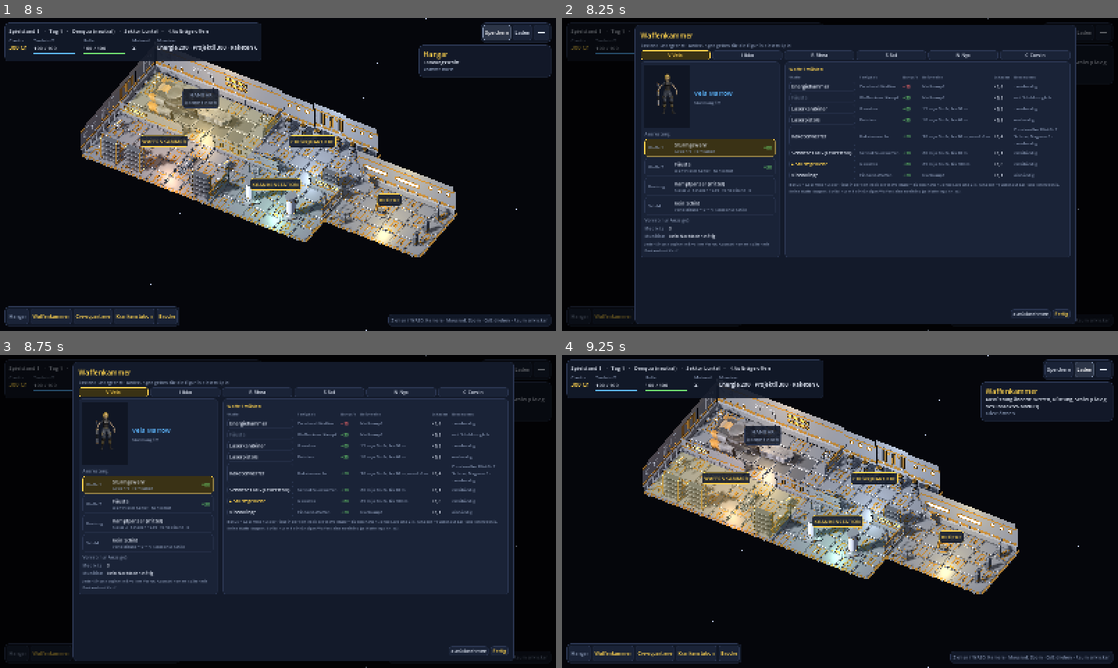
Above: before the commit, frames 1-4 (two rows, left to right).
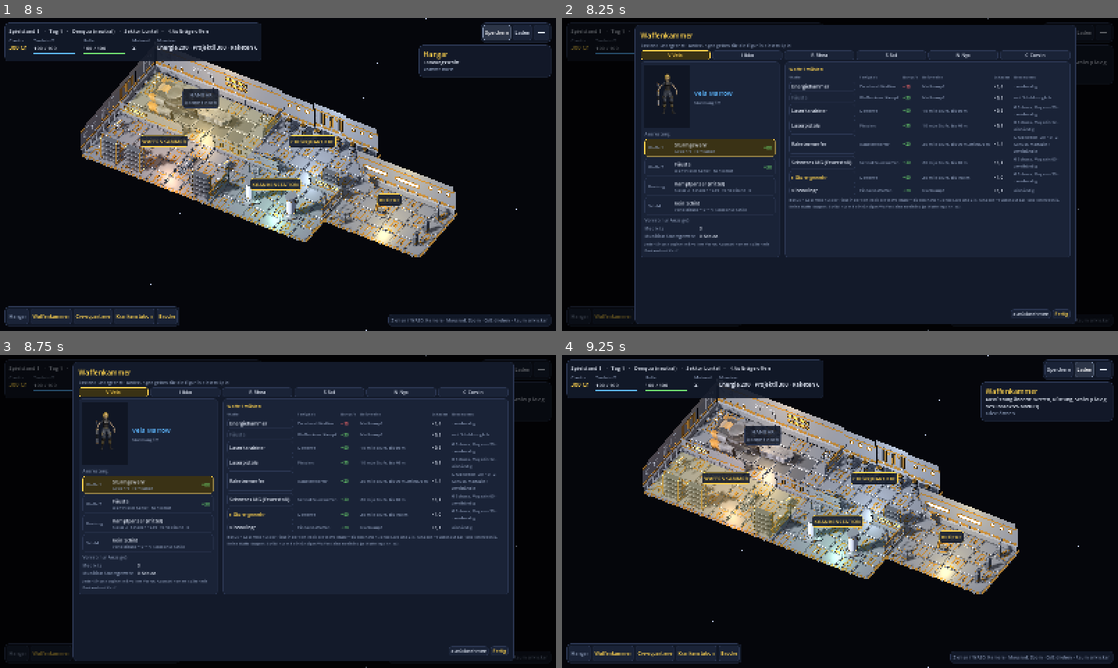
Above: after the commit, the same moments.

Repository: guenterpayer-sketch/past_the_Frontire
Game: Godot game, scene res://start.tscn
Two runs of this game, one before a commit and one after it. Both use one fixed random seed, a clock stepped at 60 frames per second and the inputs below.
Inputs:
- Up to frame 1 (8 s): click "Neues Spiel" at 0.5 s; click "Neues Spiel" at 1.25 s; click "Roster" at 2 s; click "Ausrüstung" at 2.75 s; click "Schnellkampf (Bodenkampf ohne…" at 3.5 s; click "Einstellungen" at 4.25 s; click "Hier beginnen" at 5 s; click "Spiel starten" at 5.75 s; click "HANGAR kommt noch" at 6.5 s; click "Speichern" at 7.25 s
- Up to frame 2 (8.25 s): click "WAFFENKAMMER" at 8 s
- Up to frame 3 (8.75 s): no input
- Up to frame 4 (9.25 s): click "Laden" at 8.75 s

Frame 1 is identical in both runs. In frame 2, 3.2% of the frame differs, in the area x 18-90%, y 28-71%; in frame 3, 3.2%; in frame 4, nothing differs.

Commit message:
Magazine für Standardwaffen (Pistole 12, Karabiner 20, Sturmgewehr 30, MG 60); Zweitwaffe nimmt 1 Magazin mit
Co-Authored-By: Claude Opus 5.5 <noreply@anthropic.com>
Claude-Session: https://claude.ai/code/session_01EmaLtJTtKdTkyowx6LL7sB

Diff:
--- a/godot/core/ammo.gd
+++ b/godot/core/ammo.gd
@@ -1,20 +1,22 @@
 class_name Ammo
 ## Munition (Entscheidungen des Nutzers 15.10.2026, docs/Planung_Munition.md, docs/module/bodenkampf.md):
 ## - Munitionsarten mit gemeinsamem Schiffsvorrat (TYPES); Waffen ohne Magazin brauchen keine Munition.
-## - Mitnahme je Waffe: MAGS Magazine, höchstens „Munition gesamt“ der Waffe, solange der Vorrat reicht
+## - Mitnahme je Waffe: MAGS Magazine (Zweitwaffe: MAGS_SECOND), höchstens „Munition gesamt“, solange der Vorrat reicht
 ##   (Trupp in Reihenfolge); Schnellkampf und Gegner: voll (Vorrat null).
 ## - Feuerstoß: Schuss pro Angriff ≥ 2 gibt +BURST je abgefeuerter Kugel; reicht das Magazin nicht, mit dem Rest.
 
 const TYPES := {&"energie": "Energiezellen", &"projektil": "Projektil", &"raketen": "Raketen"}
 const MAGS := 3
+const MAGS_SECOND := 1   # Waffe 2 einer Figur (Entscheidung des Nutzers 15.10.2026: Vorrat bleibt für die Hauptwaffe)
 const BURST := 5
 
 
-## Schuss, die eine Figur mit dieser Waffe in den Einsatz mitnimmt, wenn genug Vorrat da ist
-static func carry(w: WeaponData) -> int:
+## Schuss, die eine Figur mit dieser Waffe in den Einsatz mitnimmt, wenn genug Vorrat da ist;
+## slot = Platz in der Waffenliste der Figur (0 = Waffe 1, danach Zweitwaffe)
+static func carry(w: WeaponData, slot := 0) -> int:
 	if w.magazine <= 0:
 		return 0
-	var n := w.magazine * MAGS
+	var n := w.magazine * (MAGS if slot == 0 else MAGS_SECOND)
 	return mini(n, w.ammo_total) if w.ammo_total > 0 else n
 
 
@@ -43,8 +45,9 @@
 	for ws in loadouts:
 		var g := {}
 		var notes: Array[String] = []
-		for w: WeaponData in ws:
-			var want := carry(w)
+		for slot in ws.size():
+			var w: WeaponData = ws[slot]
+			var want := carry(w, slot)
 			if want <= 0:
 				continue
 			var n := want
--- a/godot/core/combatant.gd
+++ b/godot/core/combatant.gd
@@ -109,9 +109,10 @@
 	u.medkit_start = ch.medkits
 	if ch.injury == Injury.LIGHT:
 		u.malus = Injury.LIGHT_MALUS
-	for w in u.weapons:
+	for slot in u.weapons.size():
+		var w := u.weapons[slot]
 		if w.magazine > 0:   # voll; den Schiffsvorrat legt Ammo.apply() darüber
-			var n := Ammo.carry(w)
+			var n := Ammo.carry(w, slot)
 			u.loaded[w.id] = mini(n, w.magazine)
 			u.ammo[w.id] = n - u.loaded[w.id]
 			u.ammo_start[w.id] = n
--- a/godot/data/weapons/laserkarabiner.tres
+++ b/godot/data/weapons/laserkarabiner.tres
@@ -7,6 +7,7 @@
 [resource]
 script = ExtResource("1_ajxnu")
 ammo_type = &"energie"
+magazine = 20
 id = &"laserkarabiner"
 name = "Laserkarabiner"
 skill = &"gewehre"
--- a/godot/data/weapons/laserpistole.tres
+++ b/godot/data/weapons/laserpistole.tres
@@ -7,6 +7,7 @@
 [resource]
 script = ExtResource("1_eafsl")
 ammo_type = &"energie"
+magazine = 12
 id = &"laserpistole"
 name = "Laserpistole"
 skill = &"pistolen"
--- a/godot/data/weapons/mg.tres
+++ b/godot/data/weapons/mg.tres
@@ -7,6 +7,7 @@
 [resource]
 script = ExtResource("1_sygx0")
 ammo_type = &"projektil"
+magazine = 60
 id = &"mg"
 name = "Schweres MG (Feuerstoß)"
 skill = &"schnellfeuer"
--- a/godot/data/weapons/sturmgewehr.tres
+++ b/godot/data/weapons/sturmgewehr.tres
@@ -7,6 +7,7 @@
 [resource]
 script = ExtResource("1_arse7")
 ammo_type = &"projektil"
+magazine = 30
 id = &"sturmgewehr"
 name = "Sturmgewehr"
 skill = &"gewehre"
--- a/godot/tests/test_rules.gd
+++ b/godot/tests/test_rules.gd
@@ -722,7 +722,7 @@
 	for w in GameData.weapons():
 		by_id[w.id] = w
 	check(Ammo.carry(by_id[&"raketenwerfer"]) == 2, "Raketenwerfer: 3 Magazine, höchstens Munition gesamt (2)")
-	check(Ammo.carry(by_id[&"mg"]) == 0 and by_id[&"mg"].shots == 3 and by_id[&"mg"].ob_bonus == 0, "MG: unbegrenzt, Feuerstoß 3 statt festem Bonus")
+	check(Ammo.carry(by_id[&"mg"]) == 180 and Ammo.carry(by_id[&"laserpistole"], 1) == 12 and by_id[&"mg"].shots == 3 and by_id[&"mg"].ob_bonus == 0, "MG: Magazin 60 (3 Magazine), Feuerstoß 3 statt festem Bonus; Pistole als Zweitwaffe 1 Magazin")
 	check(by_id[&"laserkarabiner"].ammo_type == &"energie" and by_id[&"sturmgewehr"].ammo_type == &"projektil" and by_id[&"raketenwerfer"].ammo_type == &"raketen", "Munitionsarten zugeordnet")
 	check(Ammo.burst_bonus(1) == 0 and Ammo.burst_bonus(2) == 10 and Ammo.burst_bonus(3) == 15, "Feuerstoß +5 je Kugel ab 2")
 	var w := WeaponData.new()
@@ -732,6 +732,7 @@
 	w.shots = 3
 	w.ammo_type = &"projektil"
 	check(Ammo.carry(w) == 90 and Ammo.shots_next(w, 30) == 3 and Ammo.shots_next(w, 2) == 2, "3 Magazine; Rest-Feuerstoß")
+	check(Ammo.carry(w, 1) == 30 and Ammo.plan([[by_id[&"faeuste"], w]], null).give[0][&"test_mg"] == 30, "Zweitwaffe: 1 Magazin")
 	var p := Ammo.plan([[w], [w]], {&"projektil": 50})
 	check(p.give[0][&"test_mg"] == 50 and p.give[1][&"test_mg"] == 0 and p.take[&"projektil"] == 50, "Vorrat reicht nur für die erste Figur")
 	check(p.short[0].size() == 1 and "nur 50" in p.short[0][0] and "keine Munition" in p.short[1][0], "Hinweise bei knapper Munition")
@@ -739,7 +740,7 @@
 	# Verbrauch und Rückmeldung
 	var c := Combat.new(MapGenerator.generate(4711, "klein"), Roster.build_crew(Roster.start_crew()), Roster.build_units(Mission.generate(4711).enemies, &"enemy"))
 	var u := c.crew()[0]
-	u.weapons.append(w)
+	u.weapons.insert(0, w)   # als Waffe 1 (3 Magazine)
 	Ammo.apply(c.crew(), {&"projektil": 40, &"raketen": 1})
 	check(u.loaded[&"test_mg"] == 30 and u.ammo[&"test_mg"] == 10, "Magazin voll, Rest als Reserve")
 	u.loaded[&"test_mg"] -= Ammo.shots_next(w, u.loaded[&"test_mg"])
Not shown, changed: docs/Skillsystem.md
Not shown, changed: docs/module/bodenkampf.md
